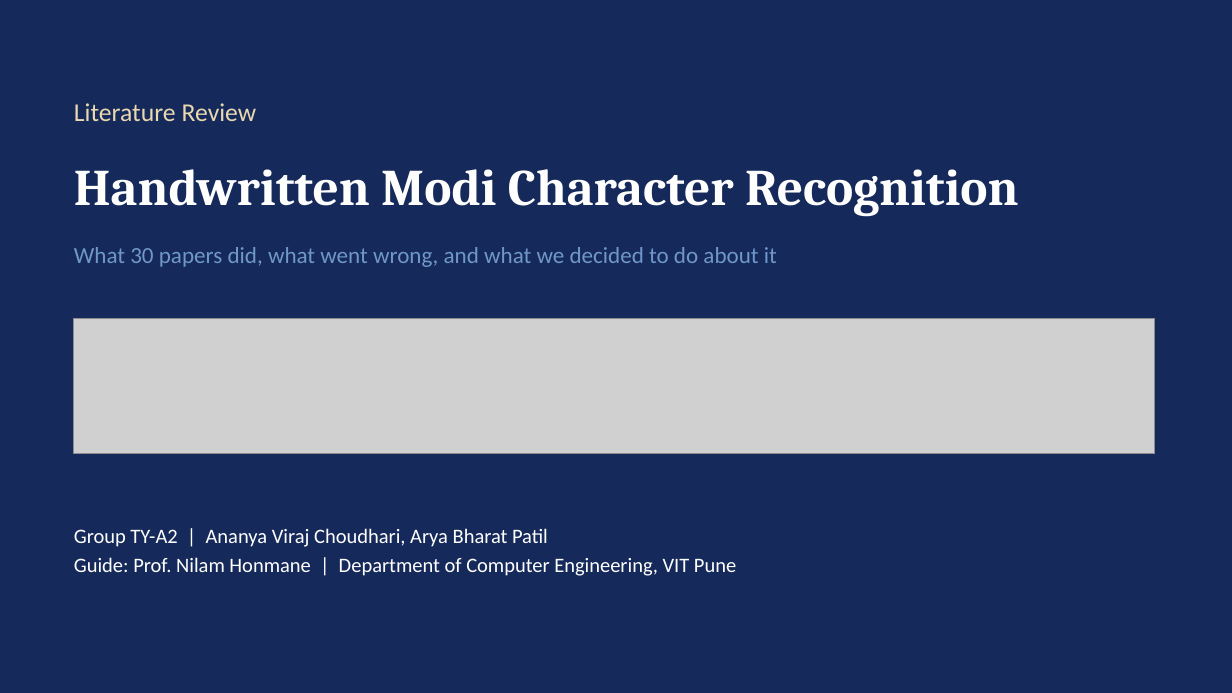
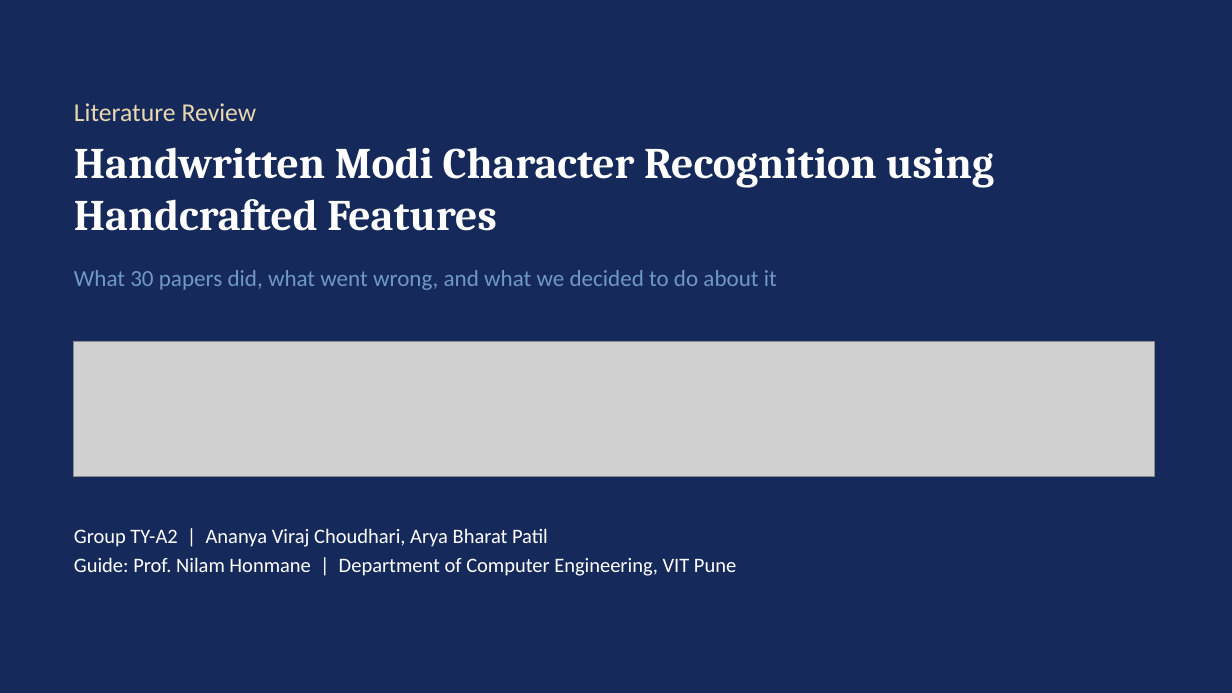
Before and after one commit to ananyac9820/modi-lipi-xai, a slide deck: slide 1 of docs/01_literature_survey/Literature_Review_Presentation.pptx. Drawn at 1232x693 pixels with LibreOffice and Linux fonts; fonts in the diff are those of the drawing; grey boxes stand for pictures. Boxes give left, top, right and bottom in pixels: in the first picture for what was removed or moved away, otherwise in the second. Text is boxed around its words. In the diff, an @@ line names an element or a change of style, - is before the commit and + after.

Commit message:
New project title: Handwritten Modi Character Recognition using Handcrafted Features
Title changed in the synopsis (docx and PDF), README heading, literature review deck and the web app footer. README headline numbers updated to the current results.

```diff
--- a/docs/01_literature_survey/Literature_Review_Presentation.pptx
+++ b/docs/01_literature_survey/Literature_Review_Presentation.pptx
@@ text at (74, 147, 994, 231): text changed; size 40 to 34 pt @@
-Handwritten Modi Character Recognition
+Handwritten Modi Character Recognition using Handcrafted Features
@@ text "What 30 papers did, what ...": place and size @@
-text "What 30 papers did, what ..." at (74, 247, 777, 267)
+text "What 30 papers did, what ..." at (74, 270, 777, 290)
@@ picture: place and size @@
-picture at (74, 319, 1155, 454)
+picture at (74, 342, 1155, 477)
```
Also in this commit, not shown: 4 other files.
